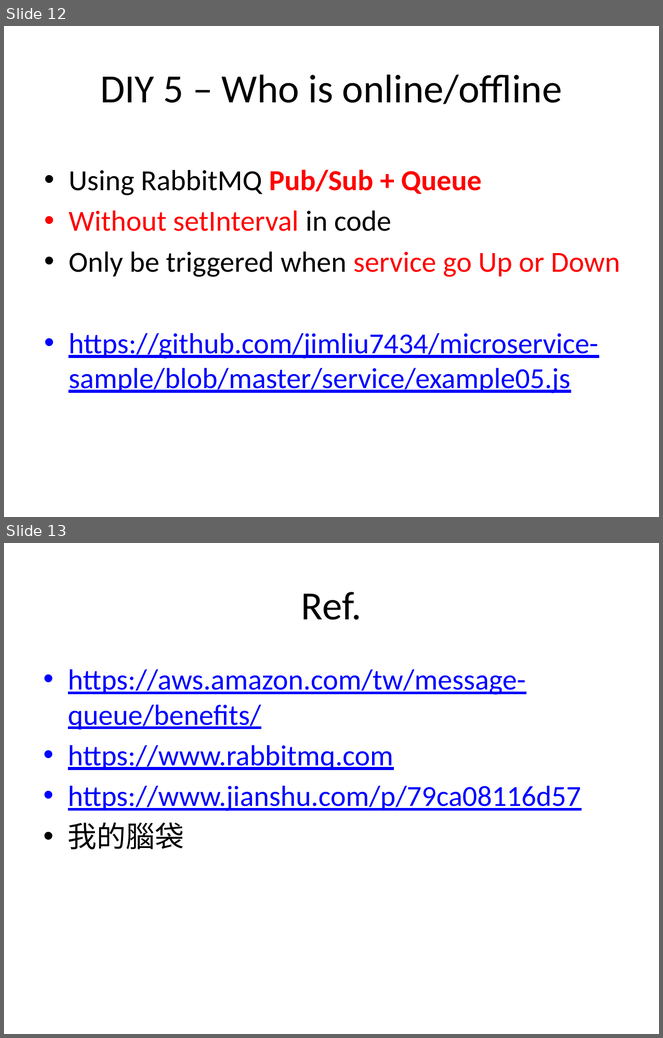
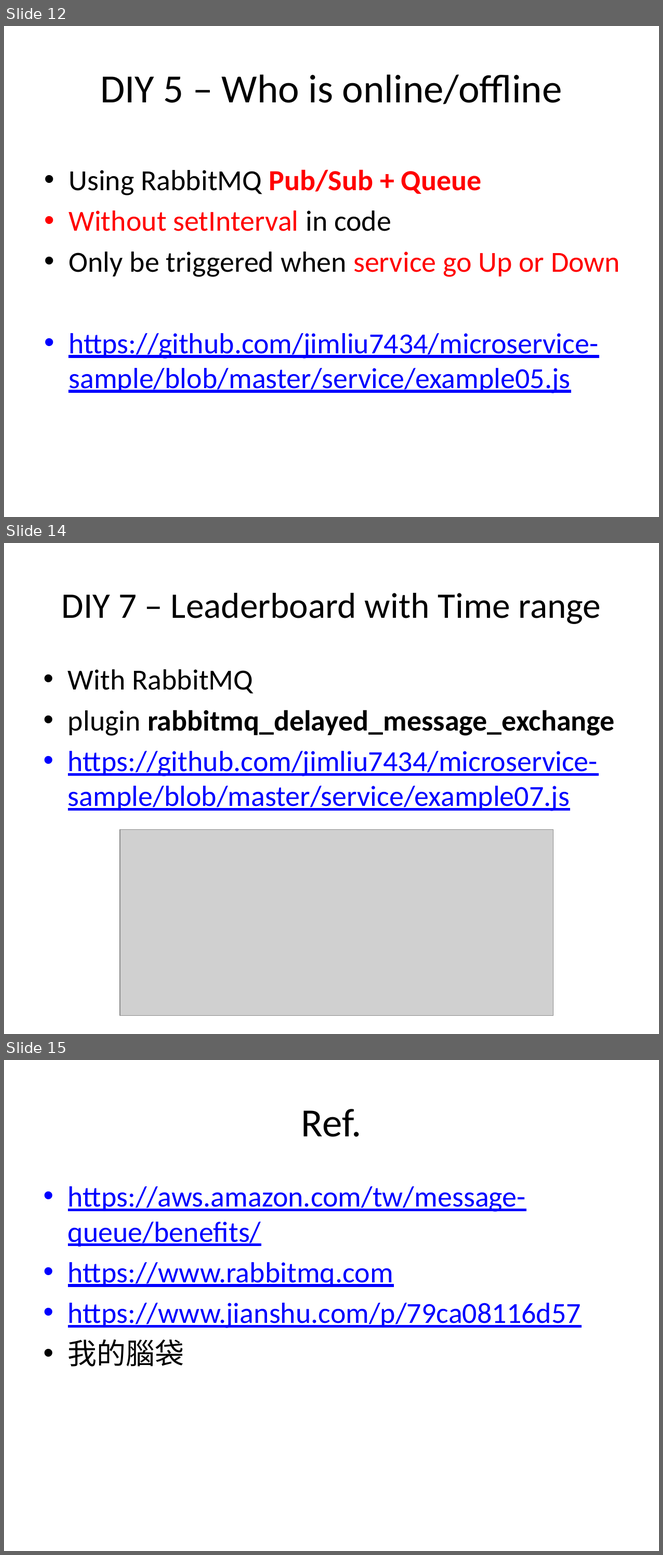
Before and after one commit to jimliu7434/microservice-sample, a slide deck: Microservice03.pptx. Shown one above the other, each under a label of ours: slides 12 and 13 before the commit, slides 12, 14 and 15 after it; the slides between them are not shown. The pictures are 663x1038 and 663x1555 pixels, drawn with LibreOffice and Linux fonts; fonts in the diff are those of the drawing; grey boxes stand for pictures. Boxes give left, top, right and bottom in pixels: in the first picture for what was removed or moved away, otherwise in the second. Text is boxed around its words. In the diff, an @@ line names an element or a change of style, - is before the commit and + after.

```diff
--- a/Microservice03.pptx
+++ b/Microservice03.pptx
@@ slide 14 added at (x1=4, y1=543, x2=659, y2=1034), background #FFFFFF @@
@@ title added at (x1=62, y1=593, x2=601, y2=624), 39.6 pt, text #000000 @@
+DIY 7 – Leaderboard with Time range
@@ text added at (x1=68, y1=669, x2=615, y2=811), 32 pt, text #0000FF, underline @@
+• With RabbitMQ
+• plugin rabbitmq_delayed_message_exchange
+• https://github.com/jimliu7434/microservice-sample/blob/master/service/example07.js
@@ picture added at (x1=120, y1=830, x2=553, y2=1016) @@
@@ what was slide 13 is now slide 15 @@
```
Also in this commit, not shown: 1 slide changed, 1 other slide added.
